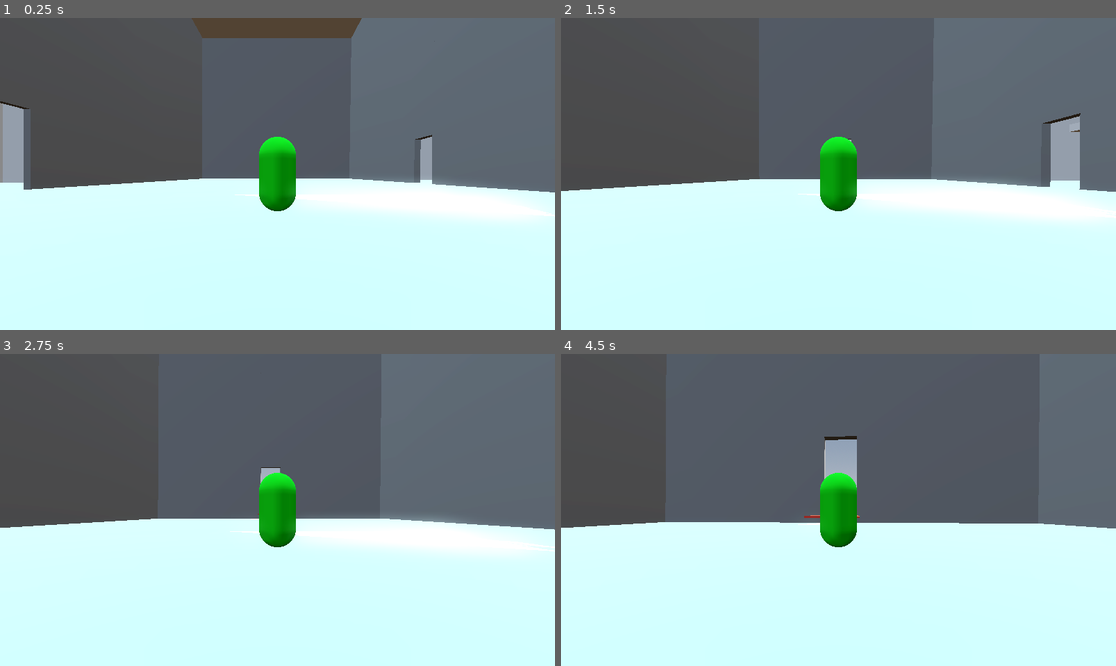
Above: before the commit, frames 1-4 (two rows, left to right).
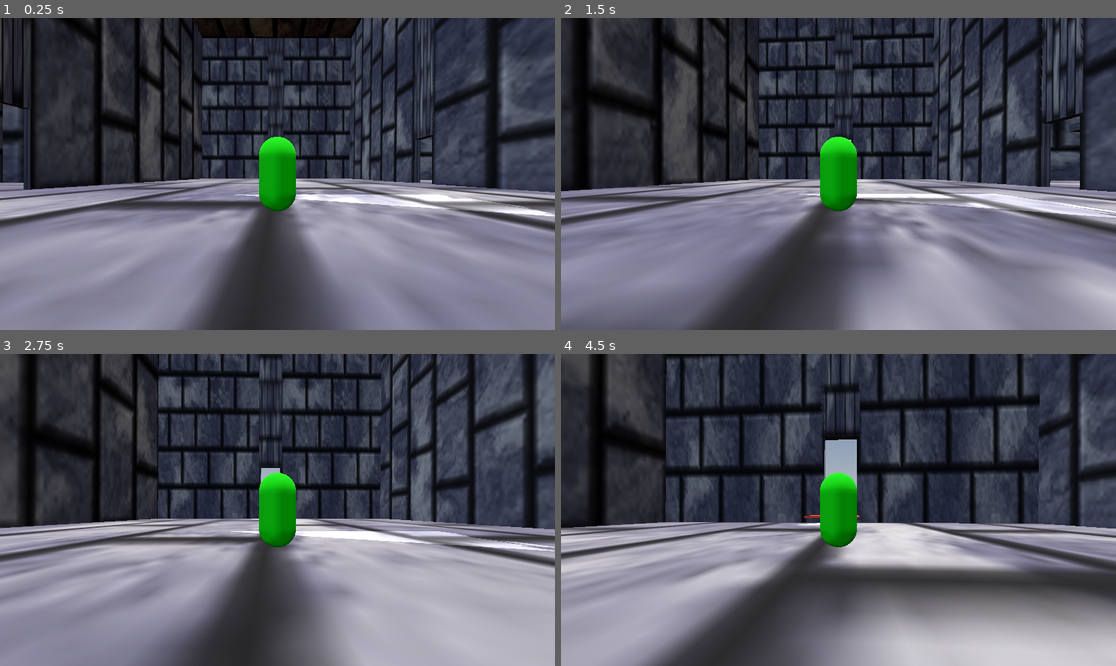
Above: after the commit, the same moments.

Repository: TylerPederson/effort
Game: Godot game, scene res://sandbox_level.tscn
Two runs of this game, one before a commit and one after it. Both use one fixed random seed, a clock stepped at 60 frames per second and the inputs below.
Inputs (mouse positions are in pixels of both pictures, inside the frame that each line leads up to):
- Up to frame 1 (0.25 s): no input
- Up to frame 2 (1.5 s): tap Enter (ui_accept) at 0.5, 0.77 s; move the mouse to (866, 174) at 0.52 s; hold Up (ui_up) from 0.53 s (still down); move the mouse to (810, 174) at 1.27 s
- Up to frame 3 (2.75 s): keep holding Up (ui_up); tap Enter (ui_accept) at 1.52 s; move the mouse to (288, 503) at 2.02 s
- Up to frame 4 (4.5 s): keep holding Up (ui_up); move the mouse to (832, 516) at 2.77 s; tap Enter (ui_accept) at 3.02, 3.77 s; move the mouse to (877, 513) at 3.52 s; move the mouse to (794, 506) at 4.27 s

The runs differ from the first frame. In frame 1, 92% of the frame differs, in the area x 0-100%, y 0-100%; in frame 2, 90%; in frame 3, 87%; in frame 4, 89%.

Commit message:
added some textures and playing with them
I am trying to see how the environment would look with some different textures. These textures are not final because we need to fine tune what we want.

Diff:
--- a/sandbox_level.tscn
+++ b/sandbox_level.tscn
@@ -1,6 +1,8 @@
-[gd_scene load_steps=7 format=3 uid="uid://blgnpk61vbef4"]
+[gd_scene load_steps=47 format=3 uid="uid://blgnpk61vbef4"]
 
 [ext_resource type="PackedScene" uid="uid://703h7fkmxdhp" path="res://player.tscn" id="1_s6xw7"]
+[ext_resource type="Texture2D" uid="uid://dhvldx8jcux7e" path="res://SBS - Tiny Texture Pack 2 - 128x128/128x128/Brick/Brick_20-128x128.png" id="1_xftbl"]
+[ext_resource type="Texture2D" uid="uid://cp15udpjggok2" path="res://SBS - Tiny Texture Pack 2 - 128x128/128x128/Brick/Brick_08-128x128.png" id="2_ram5n"]
 
 [sub_resource type="ProceduralSkyMaterial" id="ProceduralSkyMaterial_s6xw7"]
 sky_horizon_color = Color(0.66224277, 0.6717428, 0.6867428, 1)
@@ -15,10 +17,125 @@
 tonemap_mode = 2
 glow_enabled = true
 
-[sub_resource type="StandardMaterial3D" id="StandardMaterial3D_s6xw7"]
+[sub_resource type="StandardMaterial3D" id="StandardMaterial3D_mx8re"]
+albedo_texture = ExtResource("1_xftbl")
+
+[sub_resource type="StandardMaterial3D" id="StandardMaterial3D_twn38"]
+albedo_texture = ExtResource("1_xftbl")
+
+[sub_resource type="StandardMaterial3D" id="StandardMaterial3D_k3mmv"]
+albedo_texture = ExtResource("1_xftbl")
+
+[sub_resource type="StandardMaterial3D" id="StandardMaterial3D_v5sjs"]
+albedo_texture = ExtResource("1_xftbl")
+
+[sub_resource type="StandardMaterial3D" id="StandardMaterial3D_tj8me"]
+albedo_texture = ExtResource("1_xftbl")
+
+[sub_resource type="StandardMaterial3D" id="StandardMaterial3D_lermm"]
+albedo_texture = ExtResource("1_xftbl")
+
+[sub_resource type="StandardMaterial3D" id="StandardMaterial3D_2kkqy"]
+albedo_texture = ExtResource("1_xftbl")
+
+[sub_resource type="StandardMaterial3D" id="StandardMaterial3D_kubtu"]
+albedo_texture = ExtResource("1_xftbl")
+
+[sub_resource type="StandardMaterial3D" id="StandardMaterial3D_r6n0y"]
+albedo_texture = ExtResource("1_xftbl")
+
+[sub_resource type="StandardMaterial3D" id="StandardMaterial3D_hdxvf"]
+albedo_texture = ExtResource("1_xftbl")
+
+[sub_resource type="StandardMaterial3D" id="StandardMaterial3D_0i0ry"]
+albedo_texture = ExtResource("1_xftbl")
+
+[sub_resource type="StandardMaterial3D" id="StandardMaterial3D_aon3m"]
+albedo_texture = ExtResource("1_xftbl")
+
+[sub_resource type="StandardMaterial3D" id="StandardMaterial3D_aut6f"]
+albedo_texture = ExtResource("1_xftbl")
+
+[sub_resource type="StandardMaterial3D" id="StandardMaterial3D_dfcf1"]
+albedo_texture = ExtResource("1_xftbl")
+
+[sub_resource type="StandardMaterial3D" id="StandardMaterial3D_dlw0b"]
+albedo_texture = ExtResource("1_xftbl")
+
+[sub_resource type="StandardMaterial3D" id="StandardMaterial3D_s3irh"]
+albedo_texture = ExtResource("1_xftbl")
+
+[sub_resource type="StandardMaterial3D" id="StandardMaterial3D_01u4i"]
+albedo_texture = ExtResource("2_ram5n")
+
+[sub_resource type="StandardMaterial3D" id="StandardMaterial3D_y8hge"]
+albedo_texture = ExtResource("1_xftbl")
+
+[sub_resource type="StandardMaterial3D" id="StandardMaterial3D_e28wv"]
+albedo_texture = ExtResource("1_xftbl")
+
+[sub_resource type="StandardMaterial3D" id="StandardMaterial3D_08q0y"]
+albedo_texture = ExtResource("1_xftbl")
+
+[sub_resource type="StandardMaterial3D" id="StandardMaterial3D_d4y1b"]
+albedo_texture = ExtResource("2_ram5n")
+
+[sub_resource type="StandardMaterial3D" id="StandardMaterial3D_gswlp"]
+albedo_texture = ExtResource("2_ram5n")
+
+[sub_resource type="StandardMaterial3D" id="StandardMaterial3D_mws0n"]
+albedo_texture = ExtResource("2_ram5n")
+
+[sub_resource type="StandardMaterial3D" id="StandardMaterial3D_hacfn"]
+albedo_texture = ExtResource("1_xftbl")
+
+[sub_resource type="StandardMaterial3D" id="StandardMaterial3D_yvl2o"]
+albedo_texture = ExtResource("1_xftbl")
+
+[sub_resource type="StandardMaterial3D" id="StandardMaterial3D_scpje"]
+albedo_texture = ExtResource("1_xftbl")
+
+[sub_resource type="StandardMaterial3D" id="StandardMaterial3D_ubyo5"]
+albedo_texture = ExtResource("1_xftbl")
+
+[sub_resource type="StandardMaterial3D" id="StandardMaterial3D_wfody"]
+albedo_texture = ExtResource("1_xftbl")
+
+[sub_resource type="StandardMaterial3D" id="StandardMaterial3D_mk4um"]
+albedo_texture = ExtResource("1_xftbl")
+
+[sub_resource type="StandardMaterial3D" id="StandardMaterial3D_v6iva"]
+albedo_texture = ExtResource("1_xftbl")
+
+[sub_resource type="StandardMaterial3D" id="StandardMaterial3D_k8qcx"]
+albedo_texture = ExtResource("1_xftbl")
+
+[sub_resource type="StandardMaterial3D" id="StandardMaterial3D_jdubm"]
+albedo_texture = ExtResource("1_xftbl")
+
+[sub_resource type="StandardMaterial3D" id="StandardMaterial3D_vgwb7"]
+albedo_texture = ExtResource("1_xftbl")
 
 [sub_resource type="StandardMaterial3D" id="StandardMaterial3D_xftbl"]
 albedo_color = Color(1, 0.26666668, 0.20392157, 1)
+
+[sub_resource type="StandardMaterial3D" id="StandardMaterial3D_swwkm"]
+albedo_texture = ExtResource("1_xftbl")
+
+[sub_resource type="StandardMaterial3D" id="StandardMaterial3D_ubfou"]
+albedo_texture = ExtResource("1_xftbl")
+
+[sub_resource type="StandardMaterial3D" id="StandardMaterial3D_qy4kv"]
+albedo_texture = ExtResource("1_xftbl")
+
+[sub_resource type="StandardMaterial3D" id="StandardMaterial3D_5hpi0"]
+albedo_texture = ExtResource("1_xftbl")
+
+[sub_resource type="StandardMaterial3D" id="StandardMaterial3D_2kjm8"]
+albedo_texture = ExtResource("1_xftbl")
+
+[sub_resource type="StandardMaterial3D" id="StandardMaterial3D_rro4q"]
+albedo_texture = ExtResource("1_xftbl")
 
 [node name="SandboxLevel" type="Node3D"]
 
@@ -31,7 +148,6 @@
 
 [node name="Room Climbing Light" type="DirectionalLight3D" parent="."]
 transform = Transform3D(1, 0, 0, 0, 1.1924881e-08, 1, 0, -1, 1.1924881e-08, 43.17594, 25.182928, -10.425789)
-light_color = Color(0.105882354, 1, 1, 1)
 light_energy = 0.835
 sky_mode = 1
 
@@ -49,190 +165,199 @@
 
 [node name="Floor(HUB)" type="CSGBox3D" parent="."]
 transform = Transform3D(1, 0, 0, 0, 1, 0, 0, 0, 1, -0.30614567, -0.49632835, -8.973494)
-material_override = SubResource("StandardMaterial3D_s6xw7")
+material_override = SubResource("StandardMaterial3D_mx8re")
 use_collision = true
 size = Vector3(32.52643, 1, 59.947845)
 
 [node name="Floor(HUB)2" type="CSGBox3D" parent="."]
 transform = Transform3D(1, 0, 0, 0, 1, 0, 0, 0, 1, -0.2778988, 30.607641, -9.300716)
-material_override = SubResource("StandardMaterial3D_s6xw7")
+material_override = SubResource("StandardMaterial3D_twn38")
 use_collision = true
 size = Vector3(32.52643, 1, 59.291428)
 
 [node name="Floor(climbing)" type="CSGBox3D" parent="."]
 transform = Transform3D(1, 0, 0, 0, 1, 0, 0, 0, 1, 42.34652, -0.49632835, -10.265427)
-material_override = SubResource("StandardMaterial3D_s6xw7")
+material_override = SubResource("StandardMaterial3D_k3mmv")
 use_collision = true
 size = Vector3(53.104744, 1, 42.14614)
 
 [node name="Floor(climbing)2" type="CSGBox3D" parent="."]
 transform = Transform3D(1, 0, 0, 0, 1, 0, 0, 0, 1, 41.56462, 7.244046, -26.932423)
-material_override = SubResource("StandardMaterial3D_s6xw7")
+material_override = SubResource("StandardMaterial3D_v5sjs")
 use_collision = true
 size = Vector3(21.466827, 1, 7.0819454)
 
 [node name="Floor(climbing)3" type="CSGBox3D" parent="."]
 transform = Transform3D(1, 0, 0, 0, 1, 0, 0, 0, 1, 57.314186, 14.22395, -27.947916)
-material_override = SubResource("StandardMaterial3D_s6xw7")
+material_override = SubResource("StandardMaterial3D_tj8me")
 use_collision = true
 size = Vector3(21.466827, 1, 7.0819454)
 
 [node name="Floor(climbing)6" type="CSGBox3D" parent="."]
 transform = Transform3D(0.9286867, 0.37086543, 0, -0.37086543, 0.9286867, 0, 0, 0, 1, 58.255592, 16.474436, -9.053478)
-material_override = SubResource("StandardMaterial3D_s6xw7")
+material_override = SubResource("StandardMaterial3D_lermm")
 use_collision = true
 size = Vector3(11.144445, 0.35546875, 4.9521055)
 
 [node name="Floor(climbing)4" type="CSGBox3D" parent="."]
 transform = Transform3D(-4.371139e-08, 0, 1, 0, 1, 0, -1, 0, -4.371139e-08, 64.38509, 14.22395, -14.848347)
-material_override = SubResource("StandardMaterial3D_s6xw7")
+material_override = SubResource("StandardMaterial3D_2kkqy")
 use_collision = true
 size = Vector3(21.466827, 1, 7.0819454)
 
 [node name="Floor(climbing)5" type="CSGBox3D" parent="."]
 transform = Transform3D(-4.371139e-08, 0, 1, 0, 1, 0, -1, 0, -4.371139e-08, 46.55715, 18.212673, -3.1221151)
-material_override = SubResource("StandardMaterial3D_s6xw7")
+material_override = SubResource("StandardMaterial3D_kubtu")
 use_collision = true
 size = Vector3(24.220284, 1, 13.2646055)
 
 [node name="ceiling(climbing)" type="CSGBox3D" parent="."]
 transform = Transform3D(1, 0, 0, 0, 1, 0, 0, 0, 1, 42.34652, 27.467821, -10.265427)
-material_override = SubResource("StandardMaterial3D_s6xw7")
+material_override = SubResource("StandardMaterial3D_r6n0y")
 use_collision = true
 size = Vector3(53.104744, 1, 42.14614)
 
 [node name="wall (climbing)1" type="CSGBox3D" parent="."]
 transform = Transform3D(-4.3711385e-08, -0.99999994, 0, 0.99999994, -4.3711385e-08, 0, 0, 0, 1, 68.306656, 14.268979, -10.278797)
-material_override = SubResource("StandardMaterial3D_s6xw7")
+material_override = SubResource("StandardMaterial3D_hdxvf")
 use_collision = true
 size = Vector3(30.240541, 1, 42.14614)
 
 [node name="wall (climbing)2" type="CSGBox3D" parent="."]
 transform = Transform3D(1.9106853e-15, 4.3711385e-08, 1, 0.99999994, -4.3711385e-08, 0, 4.3711385e-08, 0.99999994, -4.371139e-08, 42.196358, 14.326352, -30.680494)
-material_override = SubResource("StandardMaterial3D_s6xw7")
+material_override = SubResource("StandardMaterial3D_0i0ry")
 use_collision = true
 size = Vector3(30.125795, 1, 52.711254)
 
 [node name="wall (climbing)3" type="CSGBox3D" parent="."]
 transform = Transform3D(1.9106853e-15, 4.3711385e-08, 1, 0.99999994, -4.3711385e-08, 0, 4.3711385e-08, 0.99999994, -4.371139e-08, 41.87899, 14.223569, 9.256277)
-material_override = SubResource("StandardMaterial3D_s6xw7")
+material_override = SubResource("StandardMaterial3D_aon3m")
 use_collision = true
 size = Vector3(30.331362, 1, 52.711254)
 
 [node name="wall (climbing ) 4" type="CSGBox3D" parent="."]
 transform = Transform3D(0.99984723, 0.014876128, -0.009177065, -0.01480125, 0.99985707, 0.008174945, 0.009297351, -0.00803788, 0.9999245, 15.830058, 14.999074, -28.057432)
+material_override = SubResource("StandardMaterial3D_aut6f")
 use_collision = true
 size = Vector3(0.6795654, 31.617874, 21.759668)
 
 [node name="wall (climbing ) 5" type="CSGBox3D" parent="."]
-transform = Transform3D(0.99984723, 0.014876128, -0.009177065, -0.01480125, 0.99985707, 0.008174945, 0.009297351, -0.00803788, 0.9999245, 15.544798, 15.253184, 3.0243356)
-use_collision = true
-size = Vector3(0.6795654, 31.617874, 35.17971)
+transform = Transform3D(0.99984723, 0.014876128, -0.009177065, -0.01480125, 0.99985707, 0.008174945, 0.009297351, -0.00803788, 0.9999245, 15.546559, 15.251615, 2.8323889)
+material_override = SubResource("StandardMaterial3D_dfcf1")
+use_collision = true
+size = Vector3(0.6795654, 31.617874, 34.795788)
 
 [node name="wall (climbing ) 6" type="CSGBox3D" parent="."]
 transform = Transform3D(0.99984723, 0.014876128, -0.009177065, -0.01480125, 0.99985707, 0.008174945, 0.009297351, -0.00803788, 0.9999245, 15.759235, 17.873867, -15.864579)
+material_override = SubResource("StandardMaterial3D_dlw0b")
 use_collision = true
 size = Vector3(0.6795654, 26.067225, 2.9348521)
 
 [node name="Floor(spikes)" type="CSGBox3D" parent="."]
 transform = Transform3D(1, 0, 0, 0, 1, 0, 0, 0, 1, -2.3875732, -0.49632835, 40.67328)
-material_override = SubResource("StandardMaterial3D_s6xw7")
+material_override = SubResource("StandardMaterial3D_s3irh")
 use_collision = true
 size = Vector3(55.41693, 1, 45.825848)
 
 [node name="Floor(spikes)2" type="CSGBox3D" parent="."]
 transform = Transform3D(1, 0, 0, 0, 1, 0, 0, 0, 1, -3.4418106, 30.878632, 41.705627)
-material_override = SubResource("StandardMaterial3D_s6xw7")
+material_override = SubResource("StandardMaterial3D_01u4i")
 use_collision = true
 size = Vector3(53.308456, 1, 43.76115)
 
 [node name="wall (spikes)1" type="CSGBox3D" parent="."]
 transform = Transform3D(1, 0, 0, 0, 1, 0, 0, 0, 1, 12.17919, 15.403511, 19.99743)
+material_override = SubResource("StandardMaterial3D_y8hge")
 use_collision = true
 size = Vector3(21.227276, 31.919254, 0.7840538)
 
 [node name="wall (spikes)2" type="CSGBox3D" parent="."]
 transform = Transform3D(1, 0, 0, 0, 1, 0, 0, 0, 1, -15.635019, 15.403511, 19.99743)
+material_override = SubResource("StandardMaterial3D_e28wv")
 use_collision = true
 size = Vector3(29.1405, 31.919254, 0.7840538)
 
 [node name="wall (spikes)3" type="CSGBox3D" parent="."]
 transform = Transform3D(1, 0, 0, 0, 1, 0, 0, 0, 1, 0.18773866, 18.451721, 19.99743)
+material_override = SubResource("StandardMaterial3D_08q0y")
 use_collision = true
 size = Vector3(3.0857692, 25.82283, 0.7840538)
 
 [node name="wall(spikes) 2" type="CSGBox3D" parent="."]
 transform = Transform3D(1, 0, 0, 0, 1, 0, 0, 0, 1, -3.3677416, 15.189642, 63.124718)
+material_override = SubResource("StandardMaterial3D_d4y1b")
 use_collision = true
 size = Vector3(53.711273, 32.34699, 0.7840538)
 
 [node name="wall (spikes) 3" type="CSGBox3D" parent="."]
 transform = Transform3D(-4.371139e-08, 0, 1, 0, 1, 0, -1, 0, -4.371139e-08, 22.97217, 15.236517, 41.437172)
+material_override = SubResource("StandardMaterial3D_gswlp")
 use_collision = true
 size = Vector3(43.589806, 32.25324, 0.7840538)
 
 [node name="wall(spikes ) 4" type="CSGBox3D" parent="."]
 transform = Transform3D(-4.371139e-08, 0, 1, 0, 1, 0, -1, 0, -4.371139e-08, -29.792238, 15.2704525, 41.437176)
+material_override = SubResource("StandardMaterial3D_mws0n")
 use_collision = true
 size = Vector3(43.589806, 32.185368, 0.7840538)
 
 [node name="Floor(bow room)" type="CSGBox3D" parent="."]
 transform = Transform3D(1, 0, 0, 0, 1, 0, 0, 0, 1, -56.844395, -0.49632835, -6.3514767)
-material_override = SubResource("StandardMaterial3D_s6xw7")
+material_override = SubResource("StandardMaterial3D_hacfn")
 use_collision = true
 size = Vector3(81.19398, 1, 25.712059)
 
 [node name="Floor(bow room)2" type="CSGBox3D" parent="."]
 transform = Transform3D(1, 0, 0, 0, 1, 0, 0, 0, 1, -56.844395, 53.598854, -6.578411)
-material_override = SubResource("StandardMaterial3D_s6xw7")
+material_override = SubResource("StandardMaterial3D_yvl2o")
 use_collision = true
 size = Vector3(81.19398, 1, 25.712059)
 
 [node name="wall (bow room) 1" type="CSGBox3D" parent="."]
 transform = Transform3D(1, 0, 0, 0, -4.371139e-08, -1, 0, 1, -4.371139e-08, -56.887413, 26.400545, -19.314234)
-material_override = SubResource("StandardMaterial3D_s6xw7")
+material_override = SubResource("StandardMaterial3D_scpje")
 use_collision = true
 size = Vector3(81.05771, 1, 55.01015)
 
 [node name="wall (bow room) 2" type="CSGBox3D" parent="."]
 transform = Transform3D(1, 0, 0, 0, -4.371139e-08, -1, 0, 1, -4.371139e-08, -56.887413, 26.400543, 6.0115967)
-material_override = SubResource("StandardMaterial3D_s6xw7")
+material_override = SubResource("StandardMaterial3D_ubyo5")
 use_collision = true
 size = Vector3(81.05771, 1, 55.01015)
 
 [node name="wall (bow room) 3" type="CSGBox3D" parent="."]
 transform = Transform3D(-4.371139e-08, -1, 0, -4.371139e-08, 1.9106855e-15, -1, 1, -4.371139e-08, -4.371139e-08, -96.7662, 26.400545, -6.5273414)
-material_override = SubResource("StandardMaterial3D_s6xw7")
+material_override = SubResource("StandardMaterial3D_wfody")
 use_collision = true
 size = Vector3(26.506882, 1, 55.01015)
 
 [node name="Floor 2nd(bow room)" type="CSGBox3D" parent="."]
 transform = Transform3D(1, 0, 0, 0, 1, 0, 0, 0, 1, -46.36586, 26.918447, -6.3514767)
-material_override = SubResource("StandardMaterial3D_s6xw7")
+material_override = SubResource("StandardMaterial3D_mk4um")
 use_collision = true
 size = Vector3(27.11351, 1, 25.712059)
 
 [node name="Floor 2nd(bow room)3" type="CSGBox3D" parent="."]
 transform = Transform3D(-4.371139e-08, -1, 0, 1, -4.371139e-08, 0, 0, 0, 1, -33.376938, 12.8866625, -6.3514767)
-material_override = SubResource("StandardMaterial3D_s6xw7")
+material_override = SubResource("StandardMaterial3D_v6iva")
 use_collision = true
 size = Vector3(27.431267, 1, 25.712059)
 
 [node name="Floor 2nd(bow room)4" type="CSGBox3D" parent="."]
 transform = Transform3D(-4.371139e-08, -1, 0, 1, -4.371139e-08, 0, 0, 0, 1, -59.30741, 12.886662, -6.3514767)
-material_override = SubResource("StandardMaterial3D_s6xw7")
+material_override = SubResource("StandardMaterial3D_k8qcx")
 use_collision = true
 size = Vector3(27.431267, 1, 25.712059)
 
 [node name="Floor 2nd(bow room)5" type="CSGBox3D" parent="."]
 transform = Transform3D(-4.371139e-08, -1, 0, 1, -4.371139e-08, 0, 0, 0, 1, -78.31381, 12.886661, -6.3514767)
-material_override = SubResource("StandardMaterial3D_s6xw7")
+material_override = SubResource("StandardMaterial3D_jdubm")
 use_collision = true
 size = Vector3(27.431267, 1, 25.712059)
 
 [node name="Floor 2nd(bow room)2" type="CSGBox3D" parent="."]
 transform = Transform3D(1, 0, 0, 0, 1, 0, 0, 0, 1, -87.57794, 26.918447, -6.3514767)
-material_override = SubResource("StandardMaterial3D_s6xw7")
+material_override = SubResource("StandardMaterial3D_vgwb7")
 use_collision = true
 size = Vector3(19.798393, 1, 25.712059)
 
@@ -247,30 +372,36 @@
 
 [node name="wall2" type="CSGBox3D" parent="."]
 transform = Transform3D(1, 0, 0, 0, 1, 0, 0, 0, 1, -9.0815, 14.950493, -38.34856)
+material_override = SubResource("StandardMaterial3D_swwkm")
 use_collision = true
 size = Vector3(14.748451, 31.83464, 0.7922392)
 
 [node name="wall6" type="CSGBox3D" parent="."]
 transform = Transform3D(1, 0, 0, 0, 1, 0, 0, 0, 1, 8.45279, 14.950493, -38.34856)
+material_override = SubResource("StandardMaterial3D_ubfou")
 use_collision = true
 size = Vector3(14.748451, 31.83464, 0.7922392)
 
 [node name="wall7" type="CSGBox3D" parent="."]
 transform = Transform3D(1, 0, 0, 0, 1, 0, 0, 0, 1, -0.34692574, 19.084894, -38.34856)
+material_override = SubResource("StandardMaterial3D_qy4kv")
 use_collision = true
 size = Vector3(3.2451572, 23.565838, 0.7922392)
 
 [node name="wall3" type="CSGBox3D" parent="."]
 transform = Transform3D(1, 0, 0, 0, 1, 0, 0, 0, 1, -16.27138, 26.425365, 7.4397125)
+material_override = SubResource("StandardMaterial3D_5hpi0")
 use_collision = true
 size = Vector3(0.43710363, 54.64042, 24.858053)
 
 [node name="wall4" type="CSGBox3D" parent="."]
 transform = Transform3D(1, 0, 0, 0, 1, 0, 0, 0, 1, -16.27138, 26.425365, -23.031557)
+material_override = SubResource("StandardMaterial3D_2kjm8")
 use_collision = true
 size = Vector3(0.43710363, 54.64042, 30.627392)
 
 [node name="wall5" type="CSGBox3D" parent="."]
 transform = Transform3D(1, 0, 0, 0, 1, 0, 0, 0, 1, -16.27138, 29.485634, -6.3817472)
+material_override = SubResource("StandardMaterial3D_rro4q")
 use_collision = true
 size = Vector3(0.43710363, 48.519882, 2.8090148)
Binary file added: SBS - Tiny Texture Pack 2 - 128x128/128x128/Brick/Brick_01-128x128.png
Not shown, added: SBS - Tiny Texture Pack 2 - 128x128/128x128/Brick/Brick_01-128x128.png.import
Binary file added: SBS - Tiny Texture Pack 2 - 128x128/128x128/Brick/Brick_02-128x128.png
Not shown, added: SBS - Tiny Texture Pack 2 - 128x128/128x128/Brick/Brick_02-128x128.png.import
Binary file added: SBS - Tiny Texture Pack 2 - 128x128/128x128/Brick/Brick_03-128x128.png
Not shown, added: SBS - Tiny Texture Pack 2 - 128x128/128x128/Brick/Brick_03-128x128.png.import
Binary file added: SBS - Tiny Texture Pack 2 - 128x128/128x128/Brick/Brick_04-128x128.png
Not shown, added: SBS - Tiny Texture Pack 2 - 128x128/128x128/Brick/Brick_04-128x128.png.import
Binary file added: SBS - Tiny Texture Pack 2 - 128x128/128x128/Brick/Brick_05-128x128.png
Not shown, added: SBS - Tiny Texture Pack 2 - 128x128/128x128/Brick/Brick_05-128x128.png.import
Binary file added: SBS - Tiny Texture Pack 2 - 128x128/128x128/Brick/Brick_06-128x128.png
Not shown, added: SBS - Tiny Texture Pack 2 - 128x128/128x128/Brick/Brick_06-128x128.png.import
(and 309 more such lines)
